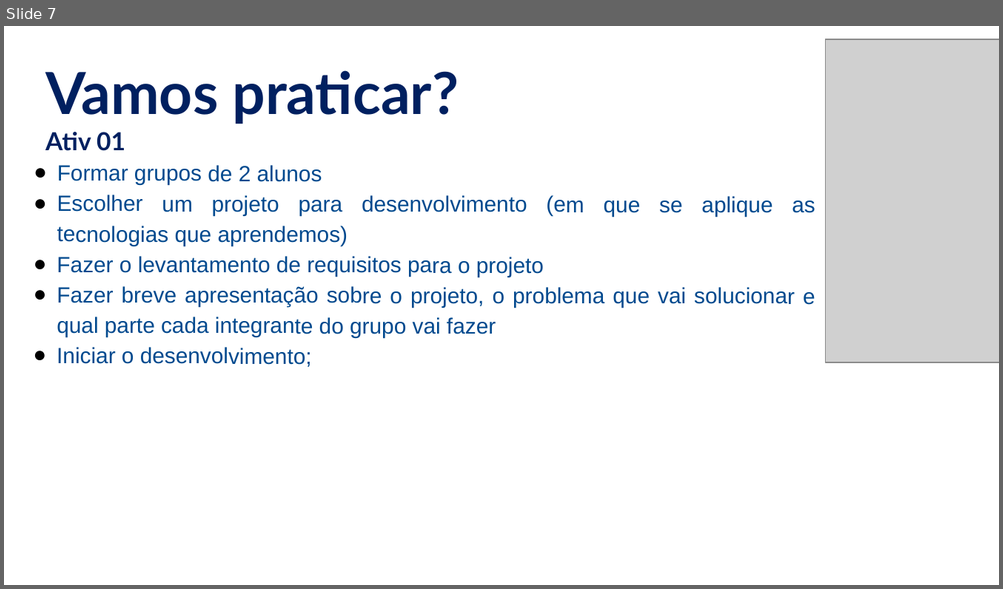
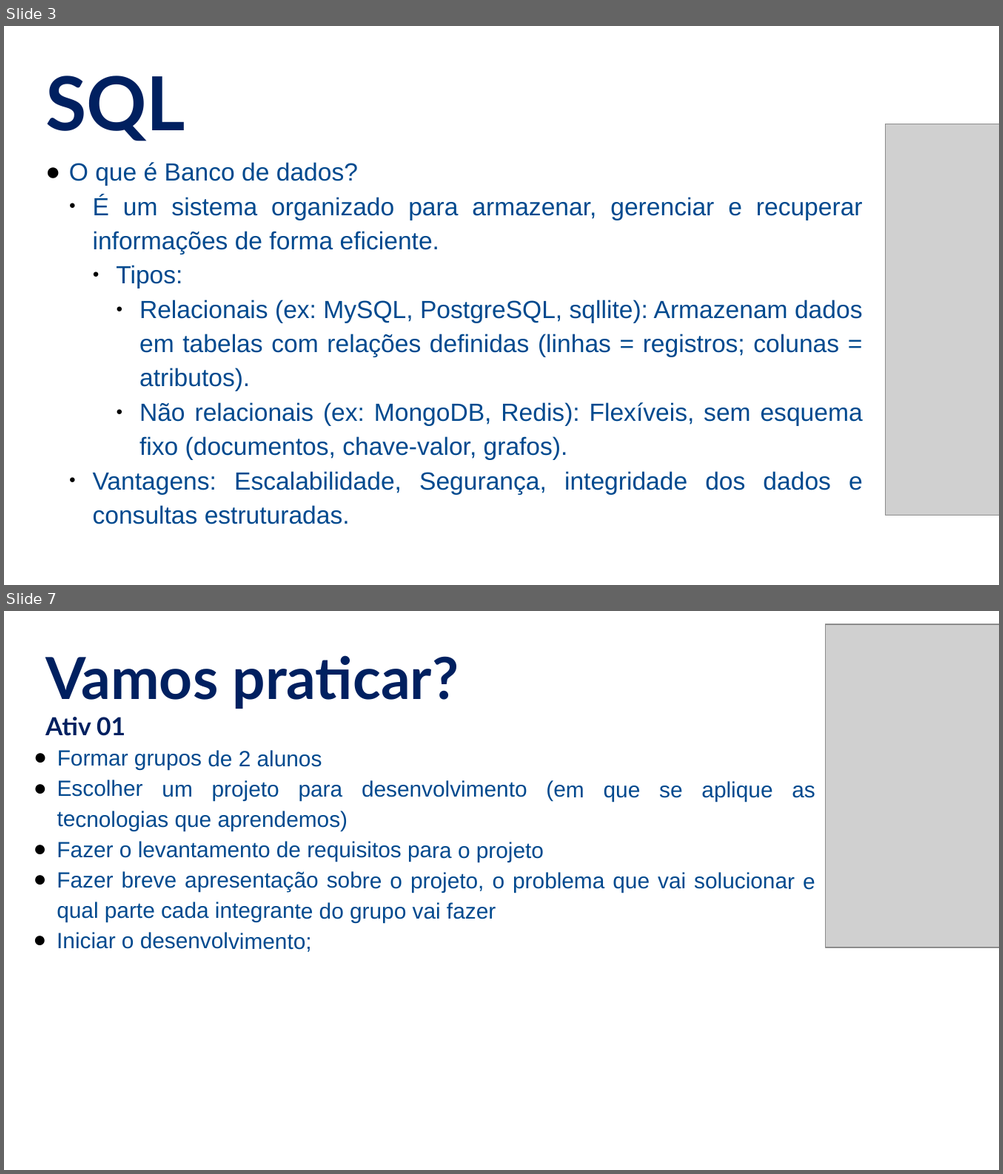
Before and after one commit to NaturalCoder/TI96, a slide deck: aula10/Aula10.pptx. Shown one above the other, each under a label of ours: slide 7 before the commit, slides 3 and 7 after it; the slides between them are not shown. The pictures are 1003x589 and 1003x1174 pixels, drawn with LibreOffice and Linux fonts; fonts in the diff are those of the drawing; grey boxes stand for pictures. Boxes give left, top, right and bottom in pixels: in the first picture for what was removed or moved away, otherwise in the second. Text is boxed around its words. In the diff, an @@ line names an element or a change of style, - is before the commit and + after.

```diff
--- a/aula10/Aula10.pptx
+++ b/aula10/Aula10.pptx
@@ slide 3 added at (4, 26, 999, 585), background #FFFFFF @@
@@ text added at (45, 76, 185, 141), 54 pt, text #002060, bold @@
+SQL
@@ picture added at (885, 124, 999, 517) @@
@@ text added at (69, 162, 862, 525), 18 pt, text #01498E @@
+● O que é Banco de dados?
+  ● É um sistema organizado para armazenar, gerenciar e recuperar informações de forma eficiente.
+    ● Tipos:
+      ● Relacionais (ex: MySQL, PostgreSQL, sqllite): Armazenam dados em tabelas com relações definidas (linhas = registros; colunas = atributos).
+      ● Não relacionais (ex: MongoDB, Redis): Flexíveis, sem esquema fixo (documentos, chave-valor, grafos).
+  ● Vantagens: Escalabilidade, Segurança, integridade dos dados e consultas estruturadas.
```
Also in this commit, not shown: 2 slides changed, 3 other slides added, 7 slides removed, 1 other file.
